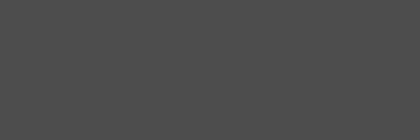
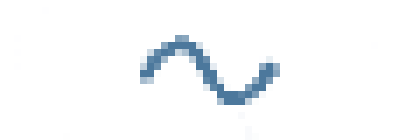
Before/after of a 420px x 140px layered artwork. What changed in the layer stack:
hid "bm_Square", painted on it over (154, 35, 273, 112)
showed "bm_Sine", painted on it over (14, 7, 378, 140)
hid "bg" over (0, 0, 420, 140)
